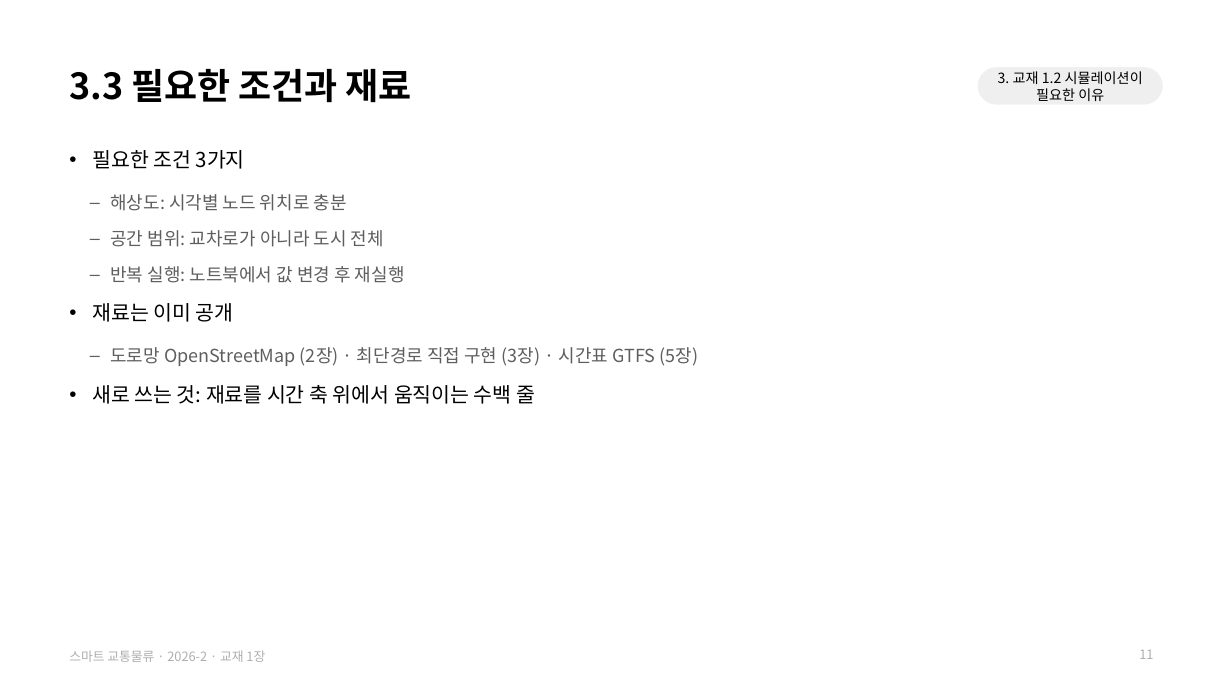
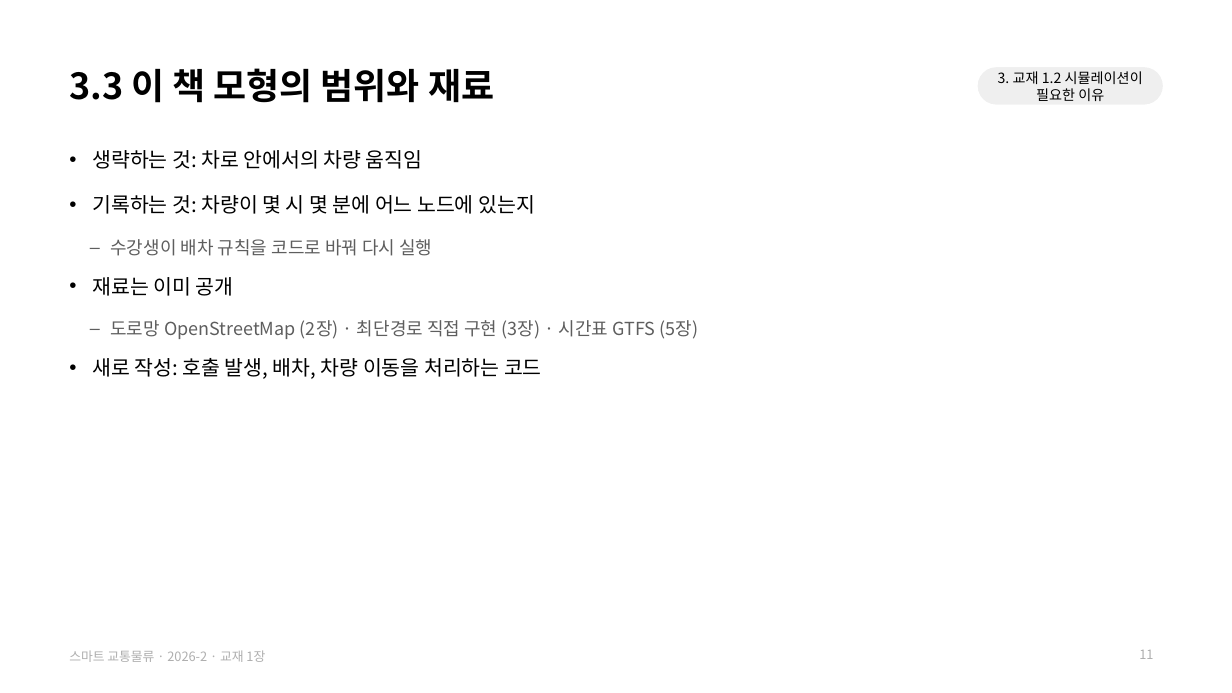
Before and after one commit to jihoyeo/smart-transport-logistics, a slide deck: slide 11 of slides/week01/ch01_why.pptx. Drawn at 1232x693 pixels with LibreOffice and Linux fonts; fonts in the diff are those of the drawing. Boxes give left, top, right and bottom in pixels: in the first picture for what was removed or moved away, otherwise in the second. Text is boxed around its words. In the diff, an @@ line names an element or a change of style, - is before the commit and + after.

```diff
--- a/slides/week01/ch01_why.pptx
+++ b/slides/week01/ch01_why.pptx
@@ title at <box>69,68,494,103</box>: text changed @@
-3.3 필요한 조건과 재료
+3.3 이 책 모형의 범위와 재료
@@ text at <box>92,150,535,256</box>: text changed; size 14 to 16 pt; text colour #5E5E5E to #000000 @@
-• 필요한 조건 3가지
-  – 해상도: 시각별 노드 위치로 충분
-  – 공간 범위: 교차로가 아니라 도시 전체
-  – 반복 실행: 노트북에서 값 변경 후 재실행
+• 생략하는 것: 차로 안에서의 차량 움직임
+• 기록하는 것: 차량이 몇 시 몇 분에 어느 노드에 있는지
+  – 수강생이 배차 규칙을 코드로 바꿔 다시 실행
@@ text at <box>92,358,542,379</box>: text changed @@
-• 새로 쓰는 것: 재료를 시간 축 위에서 움직이는 수백 줄
+• 새로 작성: 호출 발생, 배차, 차량 이동을 처리하는 코드
```
Also in this commit, not shown: 14 other slides changed, 1 other file.
